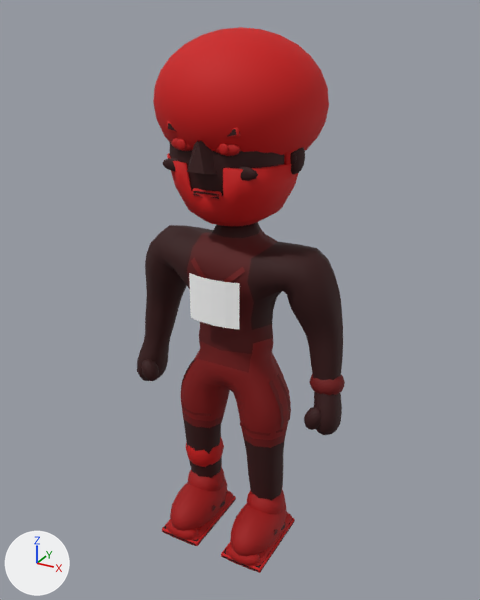
The glTF model public/models/baller.glb, before and after one commit.
Before and after are seen from a camera (50 mm lens) standing at (3.83, -6.84, 7.07) and looking at (-0.03, 0.17, 3.56). The axes (+X, +Y, +Z) are drawn at lower left. The lights are the same throughout. The first picture is the older version. Vertices at exactly the same position are counted once.

Names of what the first picture shows: 'Body', 'HairAfro', 'HairBeard', 'NumberFront' and 1 more.
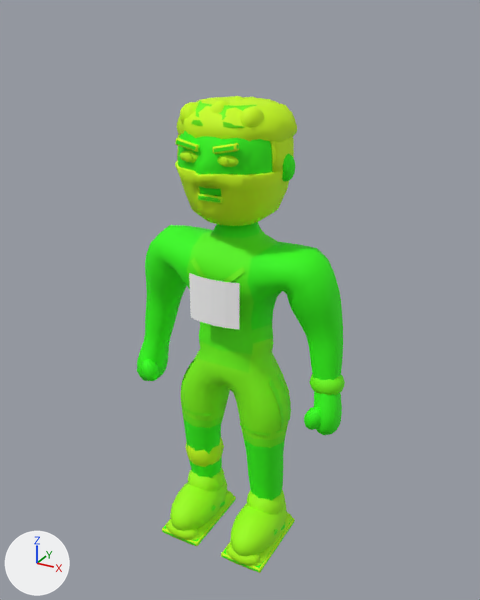
Patch to the scene script:
```diff
--- a/public/models/baller.glb.py
+++ b/public/models/baller.glb.py
@@ me_body @@
-me_body.from_pydata(...)  # 4301 vertices, 8327 faces; spans x -1.53..1.53, y -0.86..0.7, z 0.0..6.3
+me_body.from_pydata(...)  # 4248 vertices, 8240 faces; spans x -1.53..1.53, y -0.84..0.62, z 0.0..6.06
+# me_body part 1: a new loose piece, a UV sphere (14 segments, 8 rings, poles along z) spanning x 0.56..0.76, y -0.12..0.14, z 5.25..5.57, in mat_player
+# me_body part 2: a new loose piece, a UV sphere (14 segments, 8 rings, poles along z) spanning x 0.094..0.376, y -0.647..-0.553, z 5.488..5.618, in mat_player
+# me_body part 3: the loose piece of 100 vertices spanning x 0.21..0.32, y -0.75..-0.7, z 5.64..5.76 is moved by (-0.03, 0.07, -0.15)
+# me_body part 4: the loose piece of 56 vertices spanning x 0.1..0.45, y -0.74..-0.61, z 5.78..5.95 is scaled about its middle by (0.83, 0.686, 0.746), then moved by (-0.04, 0.04, -0.17)
+# me_body part 5: a new loose piece, a UV sphere (14 segments, 8 rings, poles along z) spanning x -0.376..-0.094, y -0.647..-0.553, z 5.488..5.618, in mat_player
+# me_body part 6: the loose piece of 100 vertices spanning x -0.32..-0.21, y -0.75..-0.7, z 5.64..5.76 is moved by (0.03, 0.07, -0.15)
+# me_body part 7: the loose piece of 56 vertices spanning x -0.45..-0.1, y -0.74..-0.61, z 5.78..5.95 is scaled about its middle by (0.83, 0.686, 0.746), then moved by (0.04, 0.04, -0.17)
+# me_body part 8: the loose piece of 56 vertices spanning x 0.34..0.66, y -0.4..-0.36, z 0.5..0.53 is copied, and the copy is scaled about its middle by (0.999, 1.11, 2.68), then moved by (-0.5, -0.2, 4.58); it spans x -0.17..0.17, y -0.6..-0.56, z 5.06..5.14
+# me_body part 9: the loose piece of 48 vertices spanning x -0.13..0.16, y -0.68..-0.66, z 5.17..5.2 is scaled about its middle by (0.87, 0.9, 0.85), then moved by (0.0, 0.07, -0.07)
+# me_body part 10: the loose piece of 168 vertices spanning x -0.76..0.76, y -0.7..0.7, z 4.78..6.3 is rebuilt with 288 vertices and now spans x -0.66..0.66, y -0.81..0.62, z 4.77..6.06
+# me_body part 11: 9 loose pieces with 629 vertices, spanning x -0.83..0.83, y -0.86..-0.08, z 4.91..5.84, are deleted
+# me_body part 12: 1 vertex moved within x 0.71, y -0.11, z 5.46; 98 vertices removed from x 0.64..0.87, y -0.13..0.15, z 5.34..5.72; 98 vertices added at x 0.65..0.73, y -0.12..-0.07, z 5.36..5.48
+# me_body part 13: 5684 kept faces spanning x -1.53..1.53, y -0.84..0.54, z 0.0..4.71 get new vertex colours; the middle colour goes from red #9e0000 to green #9eff00
+# other edits to the shape of me_body do not show in these pictures
 me_body.materials.append(mat_player)
@@ me_hairafro @@
-me_hairafro.from_pydata(...)  # 314 vertices, 624 faces; spans x -1.02..1.02, y -0.84..1.12, z 5.27..6.87
+me_hairafro.from_pydata(...)  # 422 vertices, 840 faces; spans x -0.7..0.71, y -0.61..0.72, z 5.47..6.12
+# me_hairafro part 14: 314 vertices removed from x -1.02..1.02, y -0.84..1.12, z 5.27..6.87; 422 vertices added at x -0.7..0.71, y -0.61..0.72, z 5.47..6.12
 me_hairafro.materials.append(mat_player)
@@ me_hairbeard @@
-me_hairbeard.from_pydata(...)  # 152 vertices, 300 faces; spans x -0.79..0.79, y -0.71..0.41, z 4.74..5.5
+me_hairbeard.from_pydata(...)  # 252 vertices, 504 faces; spans x -0.69..0.69, y -0.84..0.38, z 4.74..5.42
+# me_hairbeard part 15: 152 vertices removed from x -0.79..0.79, y -0.71..0.41, z 4.74..5.5; 252 vertices added at x -0.69..0.69, y -0.84..0.38, z 4.74..5.42
 me_hairbeard.materials.append(mat_player)
@@ me_hairtwists @@
-me_hairtwists.from_pydata(...)  # 930 vertices, 1820 faces; spans x -0.78..0.78, y -0.6..0.72, z 5.49..6.58
+me_hairtwists.from_pydata(...)  # 982 vertices, 1924 faces; spans x -0.67..0.67, y -0.56..0.64, z 5.54..6.15
+# me_hairtwists part 16: the loose piece of 86 vertices spanning x -0.18..0.18, y -0.57..-0.11, z 6.12..6.58 is multiplied about its middle by the matrix ((0.806, 0.0, -0.044), (0.0, 0.783, 0.0), (-0.043, 0.0, 0.65)), then moved by (0.0, 0.03, -0.36)
+# me_hairtwists part 17: the loose piece of 86 vertices spanning x -0.18..0.18, y -0.18..0.28, z 6.12..6.58 is multiplied about its middle by the matrix ((0.806, 0.0, -0.044), (0.0, 0.783, 0.0), (-0.043, 0.0, 0.65)), then moved by (0.0, -0.01, -0.36)
+# me_hairtwists part 18: the loose piece of 86 vertices spanning x 0.25..0.61, y -0.57..-0.11, z 6.02..6.48 is multiplied about its middle by the matrix ((0.806, 0.0, -0.044), (0.0, 0.783, 0.0), (-0.043, 0.0, 0.65)), then moved by (-0.06, 0.03, -0.31)
+# me_hairtwists part 19: a new loose piece of 86 vertices spanning x -0.51..-0.23, y -0.49..-0.13, z 5.79..6.09, in mat_player
+# other edits to the shape of me_hairtwists do not show in these pictures
 me_hairtwists.materials.append(mat_player)
```

Changed parts and their boxes (x1, y1, x2, y2) in the pictures (480 x 600 px; the box of a moved part takes in the faces that stretch with it):
'Body', reshaped
    before: (137, 121, 345, 573)
    after: (137, 131, 345, 573)
'HairAfro', reshaped
    before: (153, 27, 329, 155)
    after: (176, 96, 297, 142)
'HairBeard', reshaped (13% narrower, 11% shorter)
    before: (167, 153, 298, 226)
    after: (175, 161, 289, 226)
part 1 of me_body, added
    after: (282, 154, 295, 182)
part 2 of me_body, added
    after: (217, 155, 239, 167)
part 3 of me_body, moved or reshaped
    before: (219, 143, 228, 155)
    after: (220, 157, 228, 166)
part 4 of me_body, moved or reshaped
    before: (227, 127, 241, 138)
    after: (213, 143, 239, 154)
part 5 of me_body, added
    after: (179, 151, 198, 163)
part 6 of me_body, moved or reshaped
    before: (177, 139, 186, 150)
    after: (184, 153, 192, 162)
part 7 of me_body, moved or reshaped
    before: (167, 121, 177, 133)
    after: (175, 137, 199, 152)
part 8 of me_body, added
    after: (197, 193, 223, 204)
part 9 of me_body, moved or reshaped
    before: (196, 190, 218, 196)
    after: (201, 195, 220, 201)
part 10 of me_body, rebuilt
    before: (170, 142, 284, 195)
    after: (178, 131, 272, 197)
part 11 of me_body, deleted
    before: (162, 138, 297, 200)
part 12 of me_body, moved or reshaped
    before: (291, 147, 305, 174)
    after: (283, 163, 288, 174)
part 13 of me_body, recoloured (red to green)
    both: (137, 222, 345, 573)
part 16 of me_hairtwists, moved or reshaped (not visible before)
    after: (210, 100, 231, 113)
part 17 of me_hairtwists, moved or reshaped (not visible before)
    after: (231, 96, 245, 101)
part 18 of me_hairtwists, moved or reshaped (not visible before)
    after: (240, 107, 264, 128)
part 19 of me_hairtwists, added
    after: (180, 102, 198, 124)
